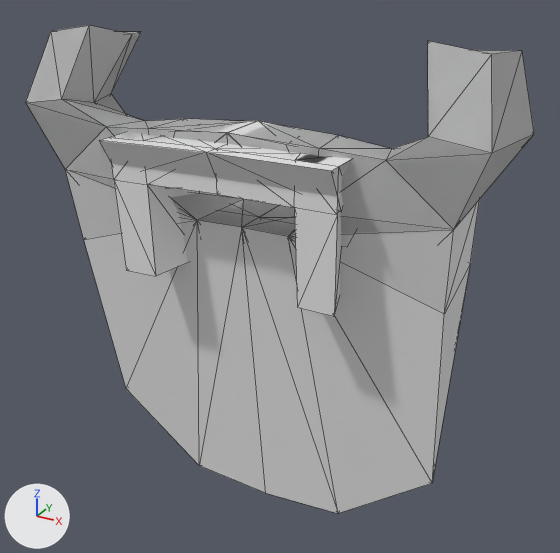
Before and after pictures for a commit that changed the glTF model assets/models/FacialHair.glb.
Before and after are seen from a camera (50 mm lens) standing at (1.01, -2.177, 7.965) and looking at (0.042, -0.417, 7.084). The lights are fixed; the arrows at lower left show +X, +Y and +Z. The picture after the commit comes second. Mesh edges are drawn as thin lines. Vertices at exactly the same position are counted once.

Names of what the first picture shows: 'FH_1', 'FH_2', 'FH_3', 'FH_4', 'FH_7'.
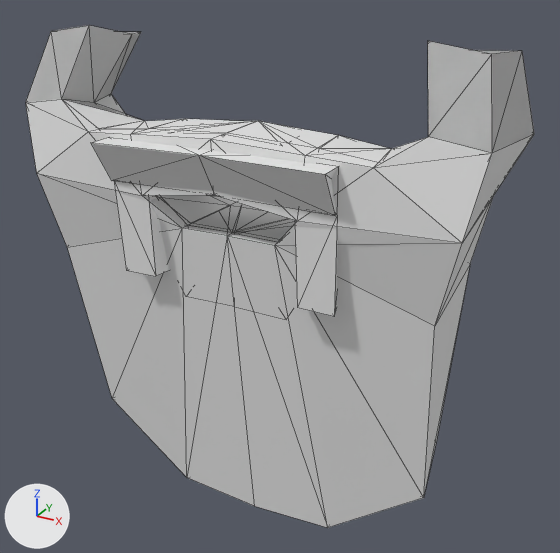
What differs and where, as boxes (x1, y1, x2, y2) in the pictures (560 x 553 px; the box of a moved part takes in the faces that stretch with it):
'FH_7', reshaped: before (26, 25, 534, 513); after (26, 99, 534, 528)
'FH_5', reshaped (not visible before): after (26, 25, 534, 201)
'FH_1', reshaped: before (99, 132, 351, 212); after (91, 137, 339, 216)
'FH_4', reshaped: before (216, 121, 295, 236); after (212, 121, 268, 205)
'FH_3', reshaped (mostly hidden before): before (227, 200, 243, 208); after (188, 202, 295, 235)
part 3 of me_plane_044, moved or reshaped (not visible afterwards): before (243, 205, 295, 236)
part 4 of me_plane_044, moved or reshaped (not visible before): after (221, 200, 236, 205)
part 5 of me_plane_044, moved or reshaped: before (216, 121, 268, 135); after (212, 121, 268, 137)
part 6 of me_plane_045, moved or reshaped (not visible before): after (160, 129, 311, 201)
part 7 of me_plane_045, moved or reshaped (not visible before): after (101, 121, 391, 163)
part 8 of me_plane_046, moved or reshaped: before (26, 103, 197, 240); after (26, 103, 181, 247)
part 9 of me_plane_046, moved or reshaped (not visible afterwards): before (94, 94, 125, 114)
part 10 of me_plane_046, moved or reshaped: before (27, 99, 490, 513); after (27, 99, 491, 528)
part 11 of me_plane_046, moved or reshaped: before (444, 201, 479, 314); after (435, 198, 493, 325)
part 12 of me_plane_046, moved or reshaped: before (289, 135, 534, 314); after (275, 135, 534, 326)

Patch to the scene script:
```diff
--- a/assets/models/FacialHair.glb.py
+++ b/assets/models/FacialHair.glb.py
@@ me_plane_034 @@
 # used by ob_fh_1; location = (0.0, -0.038, 7.548)
 # before: 0 (0.325, -0.605, -0.159) at pixel (341, 212), 1 (0.005, -0.606, -0.159), 2 (0.004, -0.667, -0.046) at pixel (206, 152), 3 (0.325, -0.665, -0.046) at pixel (331, 170), 8 (-0.316, -0.607, -0.168)
 # before: 9 (-0.318, -0.668, -0.055) at pixel (99, 140)
-me_plane_034.from_pydata(...)  # 12 vertices, 22 faces; spans x -0.32..0.325, y -0.668..-0.443, z -0.168..-0.046
+me_plane_034.from_pydata(...)  # 12 vertices, 22 faces; spans x -0.32..0.325, y -0.699..-0.443, z -0.168..-0.046
+# me_plane_034 part 1
+for i in [*range(0, 4), 8, 9]: me_plane_034.vertices[i].co += Vector((0.0, -0.031, 0.0))
@@ me_plane_043 @@
 # used by ob_fh_3; location = (0.0, -0.038, 7.548)
 # before: 0 (0.009, -0.43, -0.486), 1 (0.006, -0.431, -0.277) at pixel (259, 217), 6 (0.165, -0.43, -0.487), 7 (0.283, -0.43, -0.277), 10 (-0.147, -0.432, -0.492)
 # before: 11 (-0.271, -0.433, -0.284)
-me_plane_043.from_pydata(...)  # 12 vertices, 22 faces; spans x -0.271..0.283, y -0.433..-0.246, z -0.492..-0.277
+me_plane_043.from_pydata(...)  # 12 vertices, 22 faces; spans x -0.271..0.283, y -0.57..-0.246, z -0.492..-0.277
+# me_plane_043 part 2
+for i in [0, 1, 6, 7, 10, 11]: me_plane_043.vertices[i].co += Vector((0.0, -0.137, 0.0))
@@ me_plane_044 @@
 # used by ob_fh_4; location = (0.0, -0.038, 7.548)
-me_plane_044.from_pydata(...)  # 40 vertices, 82 faces; spans x -0.358..0.367, y -0.573..-0.246, z -0.475..-0.018
+me_plane_044.from_pydata(...)  # 40 vertices, 82 faces; spans x -0.358..0.367, y -0.591..-0.246, z -0.475..-0.018
+# me_plane_044 part 3: all 3 vertices in x 0.006..0.306, y -0.521, z -0.277 are moved by (0.0, -0.047, 0.0)
+# me_plane_044 part 4: the 1 vertex in x -0.132, y -0.522, z -0.281 is moved by (0.0, -0.046, 0.0)
+# me_plane_044 part 5: all 10 vertices in x -0.358..0.367, y -0.573..-0.547, z -0.194..-0.019 are moved by (0.0, -0.018, 0.0)
+# other edits to the shape of me_plane_044 do not show in these pictures
@@ me_plane_045 @@
 # used by ob_fh_5; location = (0.0, -0.038, 7.548)
-me_plane_045.from_pydata(...)  # 56 vertices, 112 faces; spans x -0.651..0.654, y -0.592..-0.131, z -0.706..0.213
+me_plane_045.from_pydata(...)  # 56 vertices, 112 faces; spans x -0.651..0.654, y -0.603..-0.131, z -0.706..0.213
+# me_plane_045 part 6: all 10 vertices in x -0.56..0.57, y -0.573..-0.521, z -0.29..-0.156 are moved by (0.0, -0.03, 0.0)
+# me_plane_045 part 7: all 2 vertices in x -0.396..0.402, y -0.55..-0.547, z -0.053..-0.041 are moved by (0.0, -0.029, 0.0)
+# other edits to the shape of me_plane_045 do not show in these pictures
@@ me_plane_046 @@
 # used by ob_fh_7; location = (0.0, -0.038, 7.548)
-me_plane_046.from_pydata(...)  # 56 vertices, 112 faces; spans x -0.651..0.654, y -0.592..-0.131, z -1.196..0.213
+me_plane_046.from_pydata(...)  # 56 vertices, 112 faces; spans x -0.651..0.654, y -0.644..-0.131, z -1.196..0.213
+# me_plane_046 part 8: the 1 vertex in x -0.56, y -0.552, z -0.192 is moved by (-0.04, -0.07, 0.0)
+# me_plane_046 part 9: the 1 vertex in x -0.53, y -0.212, z -0.191 is moved by (-0.038, 0.0, 0.0)
+# me_plane_046 part 10: 24 of the vertices in x -0.544..0.56, y -0.573..-0.307, z -1.196..-0.02 are moved by (0.0, -0.07, 0.0)
+# me_plane_046 part 11: the 1 vertex in x 0.537, y -0.207, z -0.176 is moved by (0.038, 0.0, 0.0)
+# me_plane_046 part 12: the 1 vertex in x 0.57, y -0.547, z -0.176 is moved by (0.04, -0.07, 0.0)
```
